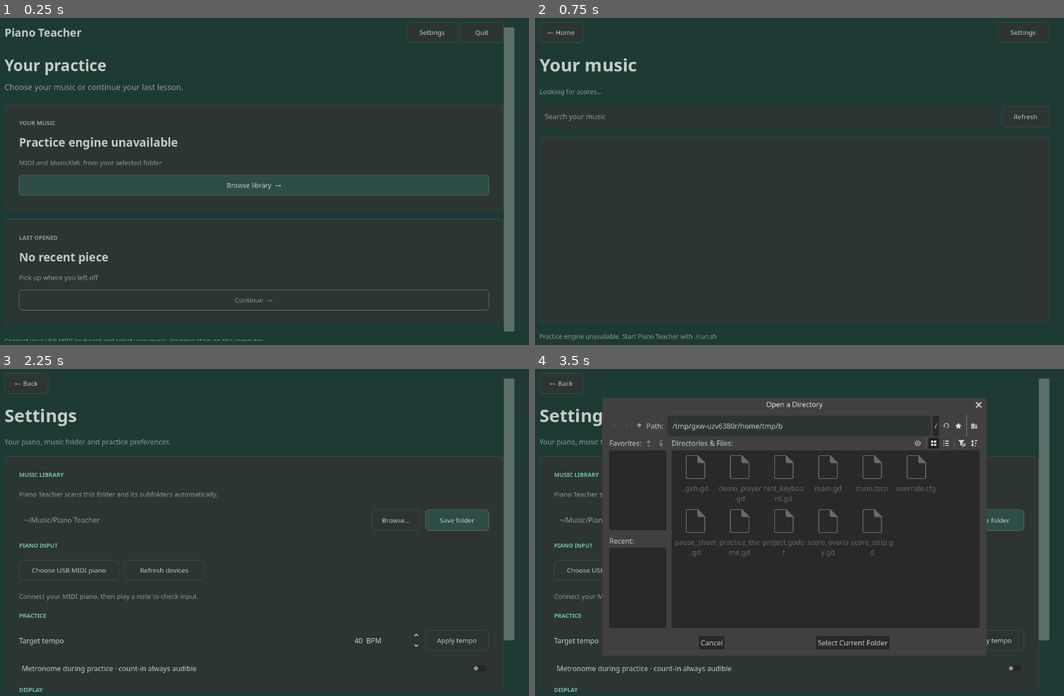
Above: before the commit, frames 1-4 (two rows, left to right).
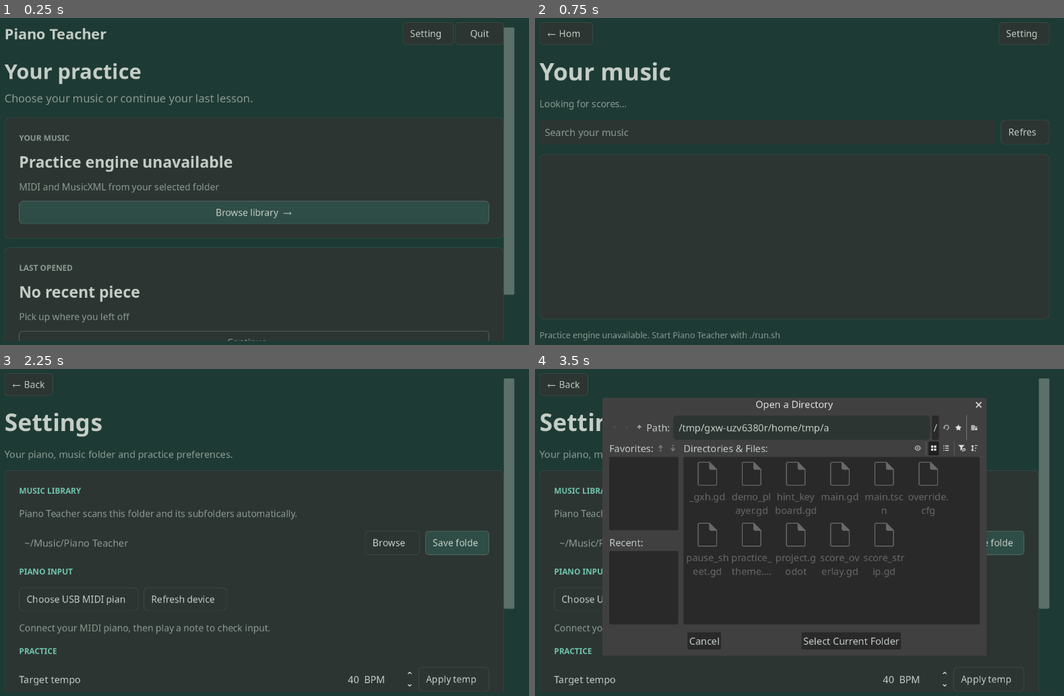
Above: after the commit, the same moments.

Repository: tpepels/piano_teacher
Game: Godot game, scene res://main.tscn
The game is run twice, just before and just after one commit, with the same random seed, the same clock (stepped at 60 frames per second) and the same inputs.
Inputs:
- Up to frame 1 (0.25 s): no input
- Up to frame 2 (0.75 s): click "Browse library →" at 0.5 s
- Up to frame 3 (2.25 s): click "← Home" at 1.25 s; click "Settings" at 2 s
- Up to frame 4 (3.5 s): click "Browse…" at 2.75 s

The runs differ from the first frame. In frame 1, 6.4% of the frame differs, in the area x 0-98%, y 1-99%; in frame 2, 1.8%; in frame 3, 4.8%; in frame 4, 6.6%, in the area x 0-98%, y 3-99%.

Commit message:
Improve legibility and clearly display three-stage warmup progression

Diff:
--- a/godot/main.gd
+++ b/godot/main.gd
@@ -375,7 +375,10 @@
     return clampf(minf(size.x / 1150.0, size.y / 760.0), 1.0, 1.75)
 
 func _ui_font(base: int) -> int:
-    return maxi(12, int(round(float(base) * ui_scale)))
+    # Keep important labels at a readable physical pixel size. The earlier
+    # 13-15px defaults remained miniature at desktop/fullscreen resolutions.
+    var legibility := 1.35 if size.x >= 1100.0 else 1.12
+    return maxi(16, int(round(float(base) * ui_scale * legibility)))
 
 func _resize_ui_fonts(node: Node) -> void:
     if node is Control and node.has_meta("ui_font_base"):
@@ -404,7 +407,8 @@
     # Long song titles must not force a container wider than the viewport.
     button.clip_text = true
     # Short controls must fit their text; library rows override width.
-    button.custom_minimum_size = Vector2(mini(220, maxi(96, 42 + label.length() * 9)), 45) * ui_scale
+    var text_width: float = theme.default_font.get_string_size(label, HORIZONTAL_ALIGNMENT_LEFT, -1, _ui_font(15)).x
+    button.custom_minimum_size = Vector2(clampf(text_width + 34 * ui_scale, 110, 380), 50 * ui_scale)
     var style := StyleBoxFlat.new()
     style.bg_color = Design.PINE if primary else Design.PANEL
     style.set_corner_radius_all(8)
@@ -693,7 +697,8 @@
     mode_choice.add_item("Practice rhythm")
     mode_choice.add_item("Perform passage")
     mode_choice.add_item("Perform whole piece")
-    mode_choice.custom_minimum_size = Vector2(150, 38)
+    mode_choice.custom_minimum_size = Vector2(210 * ui_scale, 48 * ui_scale)
+    mode_choice.add_theme_font_size_override("font_size", _ui_font(15))
     mode_choice.item_selected.connect(func(index: int):
         _send_action({"action": "learn" if index == 0 else "practice" if index == 1 else "perform", "scope":"whole" if index == 3 else "current"}))
     practice_navigation.add_child(mode_choice)
@@ -701,6 +706,7 @@
     practice_navigation.add_child(listen_button)
     hints_toggle = CheckButton.new()
     hints_toggle.text = "Hints"
+    hints_toggle.add_theme_font_size_override("font_size", _ui_font(15))
     hints_toggle.tooltip_text = "Keep key hints visible while learning notes"
     hints_toggle.toggled.connect(func(enabled: bool): _send_action({"action":"hints", "enabled":enabled}))
     practice_navigation.add_child(hints_toggle)
@@ -891,11 +897,15 @@
                 var font_size := _ui_font(13 if width < 900 else 15)
                 child.add_theme_font_size_override("font_size", font_size)
                 if child == mode_choice:
-                    child.custom_minimum_size.x = 150 * ui_scale
+                    child.custom_minimum_size.x = 220 * ui_scale
                 elif child is CheckButton:
                     child.custom_minimum_size.x = 75
                 else:
                     child.custom_minimum_size.x = child.get_theme_font("font").get_string_size(child.text, HORIZONTAL_ALIGNMENT_LEFT, -1, font_size).x + 38
+    if mode_choice != null:
+        mode_choice.add_theme_font_size_override("font_size", _ui_font(15))
+    if hints_toggle != null:
+        hints_toggle.add_theme_font_size_override("font_size", _ui_font(15))
     if practice_controls != null:
         practice_controls.columns = 3 if width < 700 else 5
         var compact := size.y < 720.0
@@ -908,7 +918,7 @@
                 var control_width := 148 if child == start_button else 112
                 if width >= 900:
                     control_width = 180 if child == start_button else 140
-                child.custom_minimum_size = Vector2(control_width, 38 if compact else 45) * ui_scale
+                child.custom_minimum_size = Vector2(control_width, 42 if compact else 52) * ui_scale
                 child.add_theme_font_size_override("font_size", _ui_font(13 if width < 900 else 15))
         title_label.add_theme_font_size_override("font_size", _ui_font(22 if width < 900 else 27))
 
@@ -1362,8 +1372,13 @@
         return
     title_label.text = str(parsed.get("title", "Piano Teacher"))
     var kind := str(parsed.get("kind", "learn")).capitalize()
-    passage_label.text = "%s · Measures %d–%d" % [
-        kind, int(parsed.get("first_bar", 0)), int(parsed.get("last_bar", 0))]
+    passage_label.text = ("%s · Measures %d–%d" % [
+        kind, int(parsed.get("first_bar", 0)), int(parsed.get("last_bar", 0))])
+    if bool(parsed.get("warmup", false)):
+        var hand_step: int = (["left", "right", "both"].find(str(parsed.get("hand", "left"))) + 1)
+        passage_label.text = "WARM-UP %d/3 · %s · Measures %d–%d" % [
+            hand_step, str(parsed.get("hand", "left")).to_upper(),
+            int(parsed.get("first_bar", 1)), int(parsed.get("last_bar", 8))]
     speed_label.text = "%d BPM · target %d" % [int(parsed.get("bpm", 0)),int(parsed.get("target_bpm", parsed.get("bpm", 0)))]
     speed_label.add_theme_font_size_override("font_size", _ui_font(16 if size.x < 900 else 18))
     speed_label.tooltip_text = "Current practice tempo and your selected target"
@@ -1385,7 +1400,7 @@
     mode_choice.select(0 if learning else 2 if str(parsed.get("mode", "")) == "perform" else 1)
     if str(parsed.get("mode", "")) == "listen":
         mode_choice.text = "Listen"
-    mode_choice.disabled = false
+    mode_choice.disabled = bool(parsed.get("warmup", false))
     hints_toggle.disabled = not learning or str(parsed.get("phase", "")) == "loading"
     hints_toggle.set_pressed_no_signal(bool(parsed.get("hints_enabled", false)))
     hint_keyboard.update_state(teaching if learning else {})
@@ -1457,6 +1472,10 @@
         lesson_info_label.text = "Idea complete. Play a new piano key to continue, or press Space."
     if not learning:
         progress_label.text = "Clean runs %d of 3 at %d BPM" % [int(parsed.get("streak", 0)), int(parsed.get("target_bpm", parsed.get("bpm", 0)))]
+        if bool(parsed.get("warmup", false)):
+            var name: String = "Both hands" if str(parsed.get("hand", "")) == "both" else str(parsed.get("hand", "")).capitalize() + " hand"
+            progress_label.text = "%s · %d of 3 clean runs · Next hand unlocks when mastered" % [
+                name, int(parsed.get("streak", 0))]
         if str(parsed.get("mode", "")) == "perform":
             progress_label.text = "Perform · keep going to the end; review follows"
         elif str(parsed.get("mode", "")) == "listen":
@@ -1735,7 +1754,8 @@
         _refresh_score_status()
         # Warm-ups arrive as repeatable Perform sessions. Do not silently
         # replace them with the normal imported-piece Learn curriculum.
-        if not (opened is Dictionary and str(opened.get("mode", "")) == "perform"):
+        if not (opened is Dictionary and (bool(opened.get("warmup", false))
+                or str(opened.get("mode", "")) == "perform")):
             _send_action({"action":"learn"})
     elif path == "/settings":
         settings_message.text = "Settings saved"
